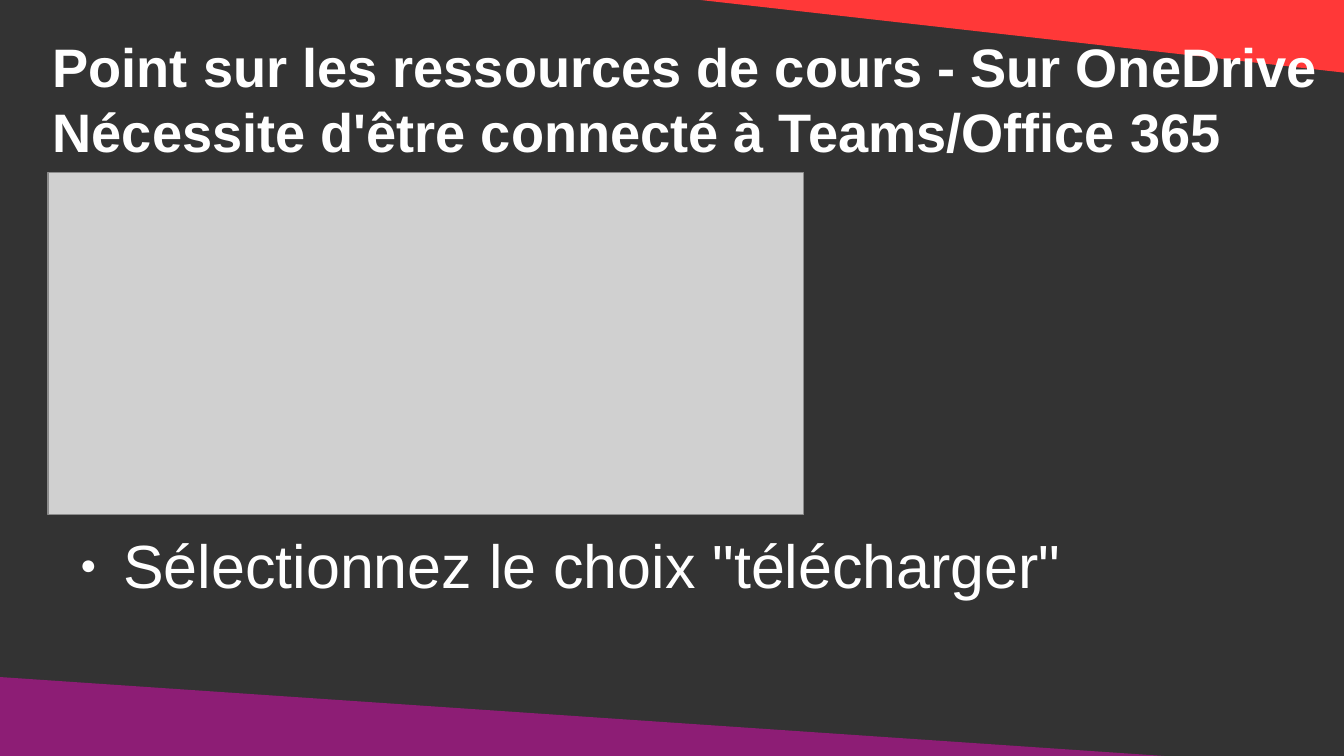
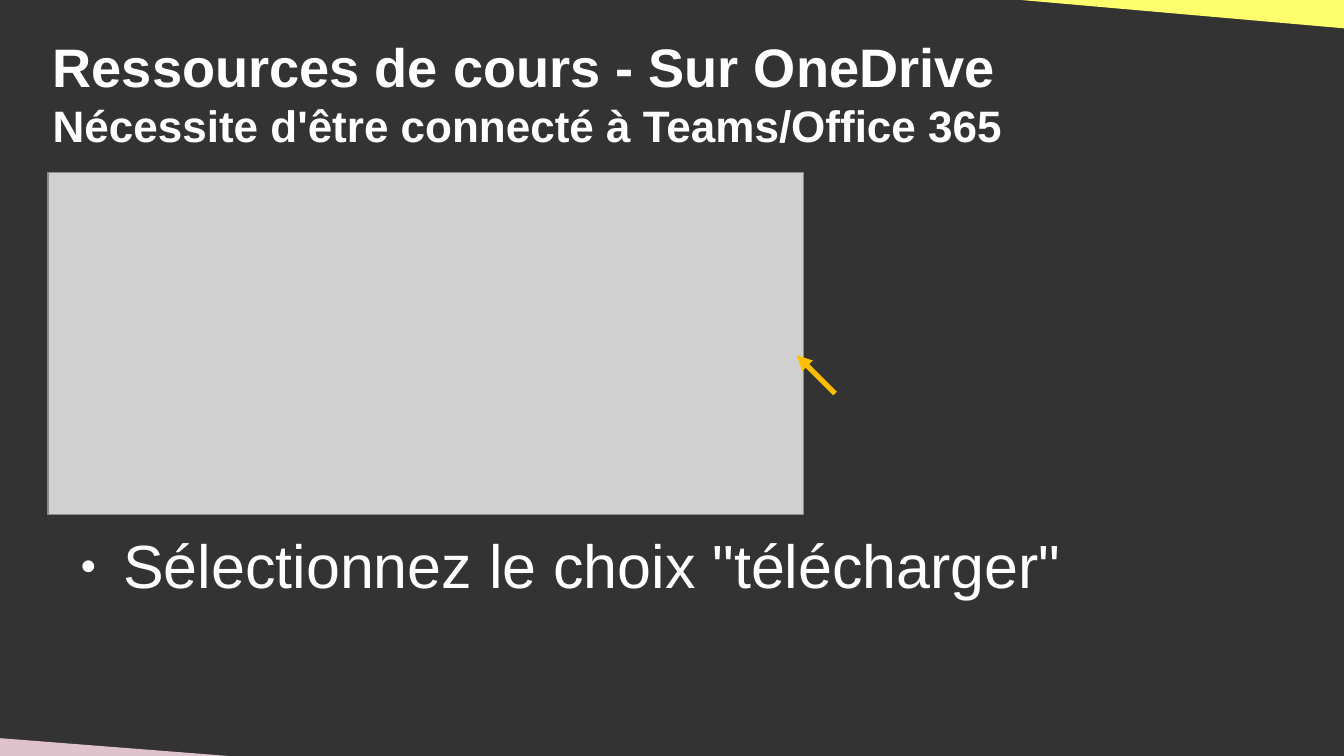
Before and after one commit to DanYellow/cours, a slide deck: slide 5 of didacticiels-generaux/ressources-archives.odp (slide 4 before the commit). Drawn at 1344x756 pixels with LibreOffice and Linux fonts; fonts in the diff are those of the drawing; grey boxes stand for pictures. Boxes give left, top, right and bottom in pixels: in the first picture for what was removed or moved away, otherwise in the second. Text is boxed around its words. In the diff, an @@ line names an element or a change of style, - is before the commit and + after.

```diff
--- a/didacticiels-generaux/ressources-archives.odp
+++ b/didacticiels-generaux/ressources-archives.odp
@@ right triangle removed at (x1=653, y1=0, x2=1344, y2=74) @@
@@ right triangle added at (x1=960, y1=0, x2=1344, y2=29), fill #FFFF6D @@
@@ title at (x1=53, y1=47, x2=1001, y2=143): text changed; size 32 to 26 pt @@
-Point sur les ressources de cours - Sur OneDrive Nécessite d'être connecté à Teams/Office 365
+Ressources de cours - Sur OneDrive
+Nécessite d'être connecté à Teams/Office 365
@@ arrow added from (835, 394) to (798, 355), #FFBF00 3 pt @@
@@ right triangle removed at (x1=0, y1=677, x2=1256, y2=756) @@
@@ right triangle added at (x1=0, y1=737, x2=288, y2=756), fill #E0C2CD @@
```
Also in this commit, not shown: 5 other slides changed, 2 slides added, 5 other files.
